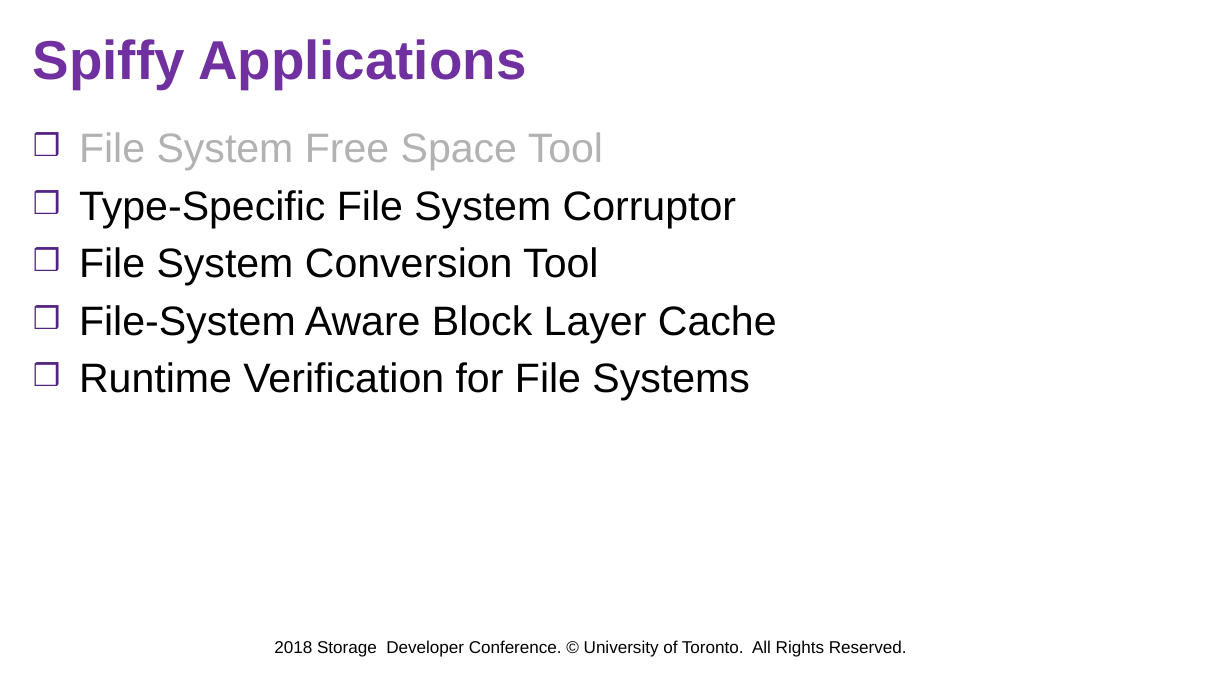
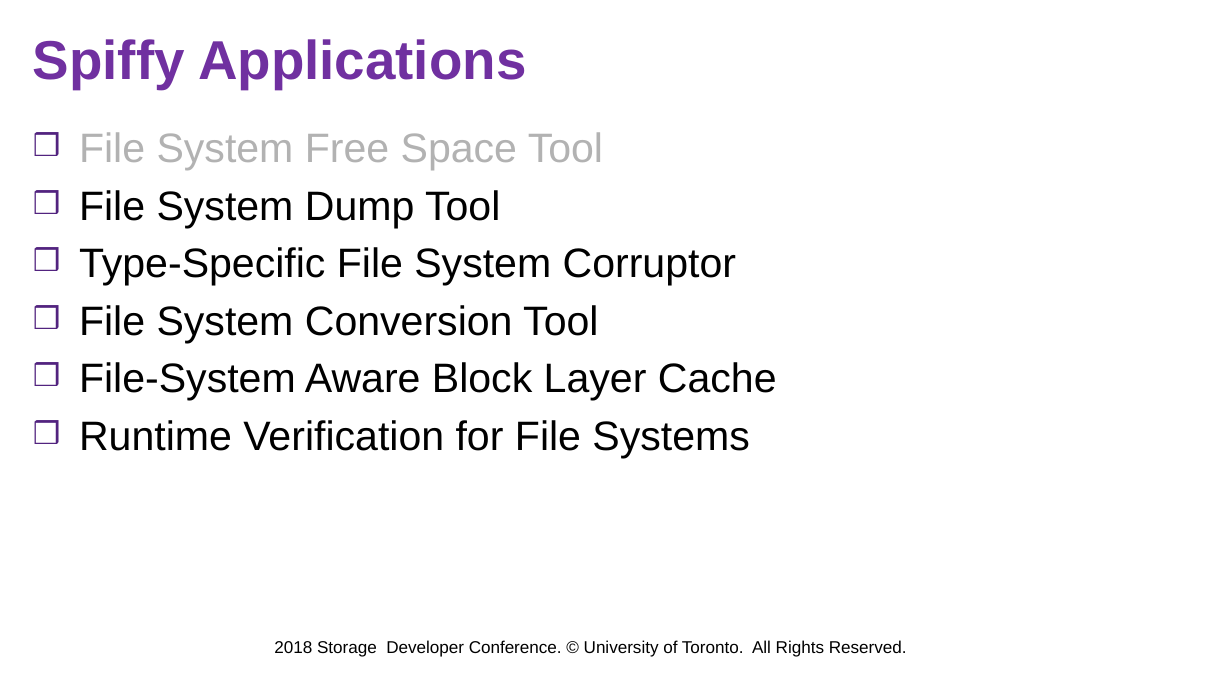
Before and after one commit to jacksun007/spiffy-paper, a slide deck: slide 38 of talk/sdc18_spiffy.pptx. Drawn at 1232x693 pixels with LibreOffice and Linux fonts; fonts in the diff are those of the drawing; background and template pictures are left out. Boxes give left, top, right and bottom in pixels: in the first picture for what was removed or moved away, otherwise in the second. Text is boxed around its words. In the diff, an @@ line names an element or a change of style, - is before the commit and + after.

```diff
--- a/talk/sdc18_spiffy.pptx
+++ b/talk/sdc18_spiffy.pptx
@@ text at (79, 190, 500, 228): paragraph added @@
+❒ File System Dump Tool
```
Also in this commit, not shown: 1 other slide changed, 1 slide added, 1 other file.
